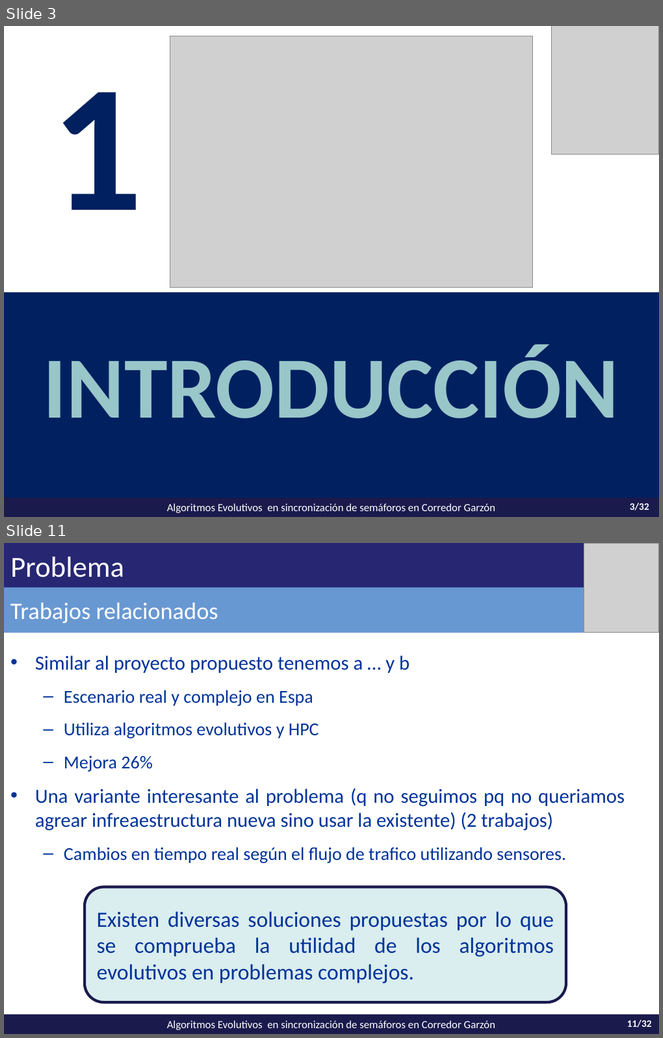
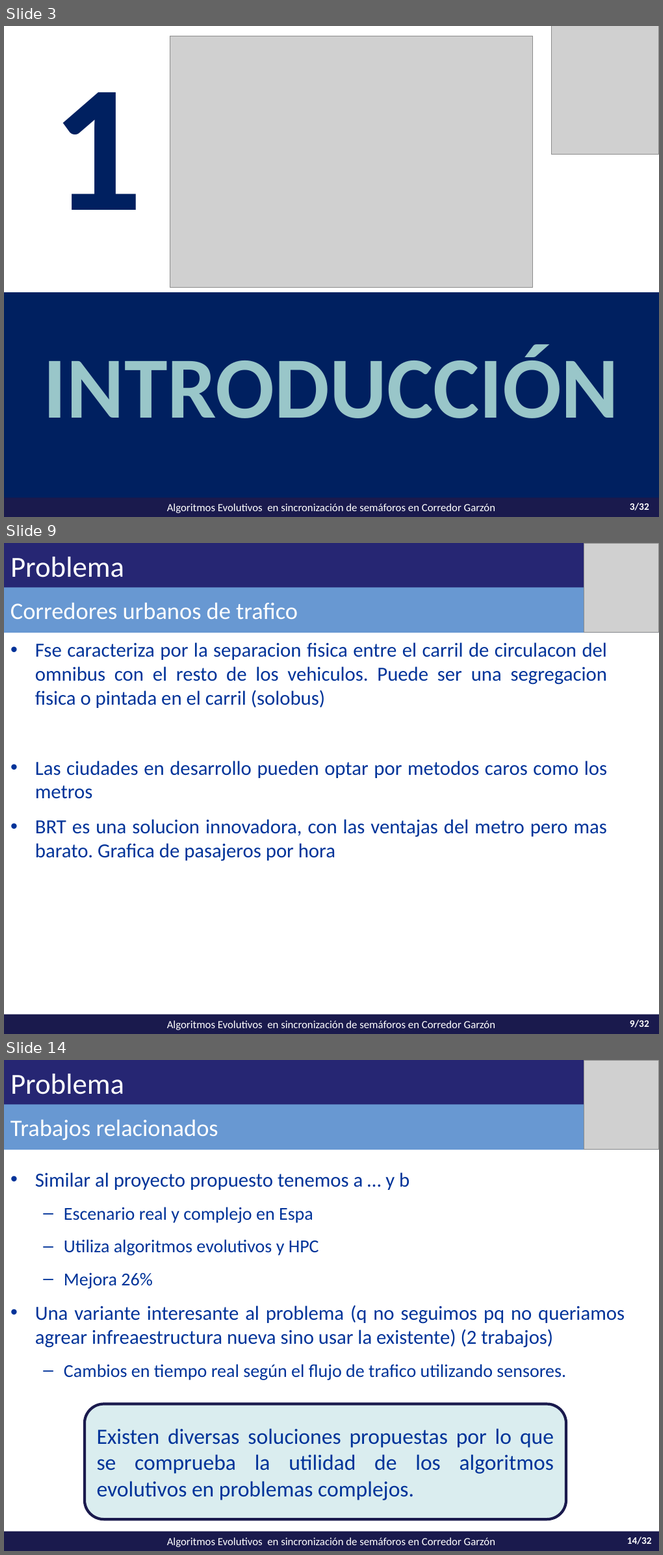
Before and after one commit to vitogit/proyecto-grado-garzon-2014, a slide deck: presentacion/Presentacion Garzon.pptx. Shown one above the other, each under a label of ours: slides 3 and 11 before the commit, slides 3, 9 and 14 after it; the slides between them are not shown. The pictures are 663x1038 and 663x1555 pixels, drawn with LibreOffice and Linux fonts; fonts in the diff are those of the drawing; grey boxes stand for pictures. Boxes give left, top, right and bottom in pixels: in the first picture for what was removed or moved away, otherwise in the second. Text is boxed around its words. In the diff, an @@ line names an element or a change of style, - is before the commit and + after.

```diff
--- a/presentacion/Presentacion Garzon.pptx
+++ b/presentacion/Presentacion Garzon.pptx
@@ slide 9 added at box(4, 543, 659, 1034), background #FFFFFF; not listed: 2 template elements that a slide beside it also shows @@
@@ rectangle added at box(4, 543, 659, 605), fill #262673 @@
@@ title added at box(4, 543, 659, 589), fill #262673, 32 pt, text #FFFFFF @@
+Problema
@@ picture added at box(584, 543, 659, 633) @@
@@ rectangle added at box(4, 588, 659, 633), fill #6898D2, 26 pt, text #FFFFFF @@
+Corredores urbanos de trafico
@@ text added at box(35, 642, 607, 861), 22 pt, text #003399 @@
+• Fse caracteriza por la separacion fisica entre el carril de circulacon del omnibus con el resto de los vehiculos. Puede ser una segregacion fisica o pintada en el carril (solobus)
+• Las ciudades en desarrollo pueden optar por metodos caros como los metros
+• BRT es una solucion innovadora, con las ventajas del metro pero mas barato. Grafica de pasajeros por hora
@@ what was slide 11 is now slide 14 @@
@@ page number at box(627, 1537, 652, 1545): text changed @@
-11/32
+14/32
```
Also in this commit, not shown: 14 slides changed, 7 other slides added, 4 slides removed, 1 other file.
